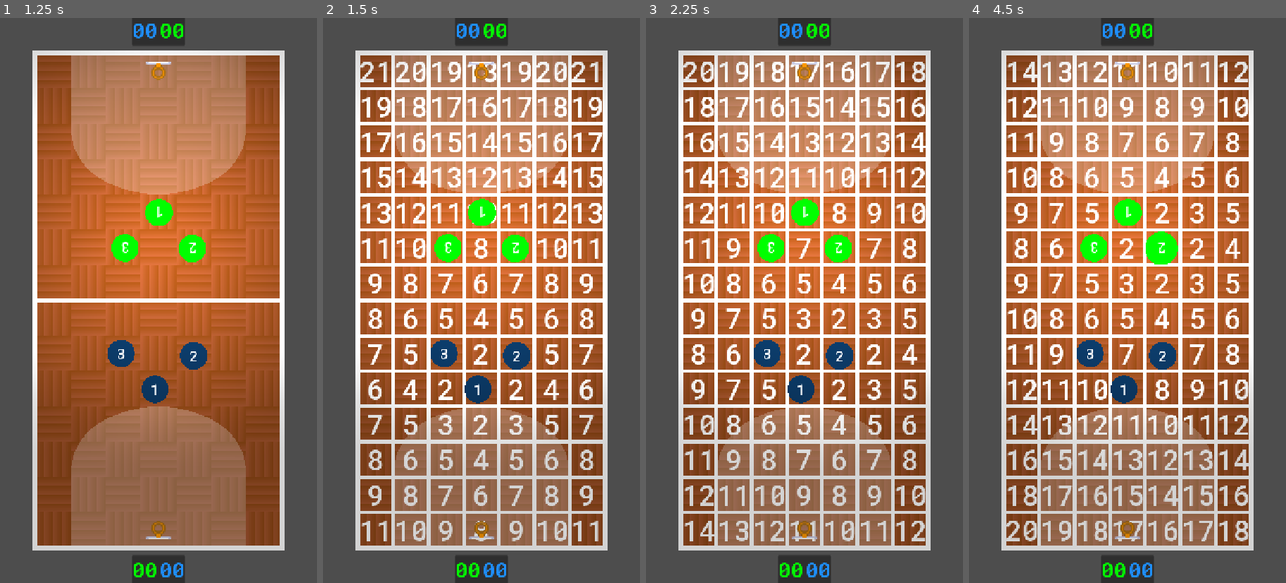
Above: before the commit, frames 1-4 (left to right).
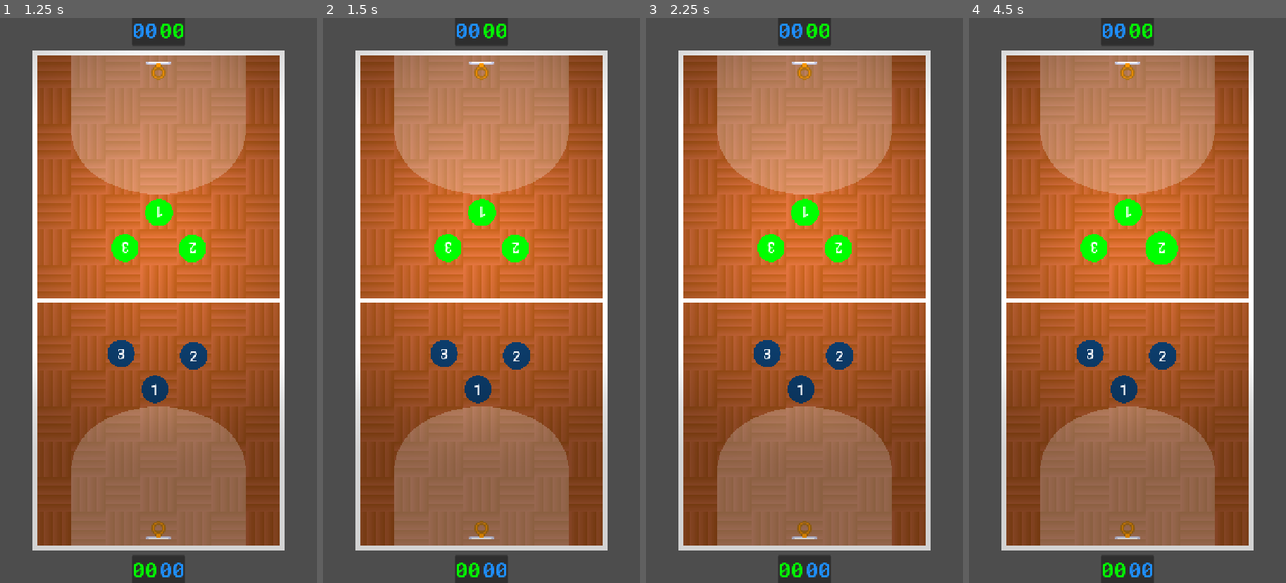
Above: after the commit, the same moments.

Repository: torontocaper/basketball-tactics
Game: Godot game, scene res://src/main.tscn
Same seed, same stepped clock (60 frames per second), same inputs: the game is played once before the commit and once after it. The engine's default icon, where the game draws it, is replaced by a stand-in: a white triangle on a blue panel in a dark square.
Inputs (mouse positions are in pixels of both pictures, inside the frame that each line leads up to):
- Up to frame 1 (1.25 s): click "START" at 0.5 s
- Up to frame 2 (1.5 s): tap Enter at 1.25 s; move the mouse to (478, 390) at 1.27 s; click (478, 390) at 1.42 s
- Up to frame 3 (2.25 s): tap Space at 2 s; move the mouse to (839, 357) at 2.02 s; click (839, 357) at 2.17 s
- Up to frame 4 (4.5 s): tap Enter at 2.75, 4.25 s; move the mouse to (1089, 351) at 2.77 s; click (1089, 351) at 2.92 s; tap Space at 3.5 s; move the mouse to (1127, 210) at 3.52 s; click (1127, 210) at 3.67 s; move the mouse to (1162, 249) at 4.27 s; click (1162, 249) at 4.42 s

Frame 1 is identical in both runs. In frame 2, 21% of the frame differs, in the area x 11-89%, y 6-94%; in frame 3, 21%; in frame 4, 21%.
Error before the commit: Invalid access of index '-1' on a base object of type: 'Array[Cell]'. (res://src/game/world/dijkstra.gd:57)

Commit message:
make Dijkstra an Autoload

Diff:
--- /dev/null
+++ b/archive/screenshot.tscn
@@ -0,0 +1,6 @@
+[gd_scene format=3 uid="uid://d07nuioov3ubf"]
+
+[ext_resource type="Script" uid="uid://thkrdt1120q7" path="res://src/autoload/screenshot.gd" id="1_11wew"]
+
+[node name="Screenshot" type="Node" unique_id=188834356]
+script = ExtResource("1_11wew")
--- a/project.godot
+++ b/project.godot
@@ -19,7 +19,8 @@
 
 [autoload]
 
-Screenshot="*uid://d07nuioov3ubf"
+Dijkstra="*uid://b43komayl8phn"
+Screenshot="*uid://thkrdt1120q7"
 
 [display]
 
@@ -31,6 +32,15 @@
 [editor]
 
 movie_writer/movie_file="/home/torontocaper/Projects/Godot/basketball-tactics/docs/movies/movie.avi"
+
+[file_customization]
+
+folder_colors={
+"res://archive/": "gray",
+"res://src/": "purple",
+"res://src/game/": "blue",
+"res://src/ui/": "green"
+}
 
 [input]
 
--- a/src/game/world/dijkstra.gd
+++ b/src/autoload/dijkstra.gd
@@ -1,19 +1,13 @@
 #@tool
 @icon("uid://cmi5knekkrb06")
-class_name Dijkstra
+#class_name Dijkstra
 extends Node
 ## Helper [Node] for implementing Dijkstra's algorithm
 
-func _ready() -> void:
-	print_debug("Dijkstra ready at %s ms" % Time.get_ticks_msec())
+## Graph of all cells, their immediate neighbors and the costs to reach those neighbors; assigned by CourtMap parent
+var graph: Array[Cell]
 
-# Graph of all cells, their immediate neighbors and the cost to reach those neighbors; assigned by CourtMap parent
-var graph: Array[Cell]:
-	set(value):
-		print_stack()
-		graph = value
-
-func update_graph(source_cell_coords: Vector2i) -> Array[Cell]:
+func update_distances(source_cell_coords: Vector2i) -> Array[Cell]:
 	for node in graph:
 		if node.coords == source_cell_coords:
 			node.distance = 0
@@ -65,3 +59,8 @@
 	var destination_cell = find_cell_by_coords(destination_cell_coords)
 	var cell_path = destination_cell.path
 	return cell_path
+
+class DijkstraNode:
+	var cell : Cell
+	var distance : int
+	var path : Array[Cell]
--- a/src/autoload/screenshot.gd
+++ b/src/autoload/screenshot.gd
@@ -4,14 +4,6 @@
 extends Node
 ## Screenshot functionality
 
-#signal
-#enum
-#const
-#@export var
-#var
-#@onready var
-
-# OVERRIDES
 func _unhandled_input(event: InputEvent) -> void:
 	if event.is_action_pressed("screenshot"):
 		capture_screenshot()
--- a/src/autoload/screenshot.tscn
+++ /dev/null
@@ -1,6 +0,0 @@
-[gd_scene format=3 uid="uid://d07nuioov3ubf"]
-
-[ext_resource type="Script" uid="uid://thkrdt1120q7" path="res://src/autoload/screenshot.gd" id="1_jwvce"]
-
-[node name="Screenshot" type="Node" unique_id=188834356]
-script = ExtResource("1_jwvce")
--- a/src/game/game.gd
+++ b/src/game/game.gd
@@ -32,7 +32,7 @@
 	players_in_game = blue_team.players + green_team.players
 	for player in players_in_game:
 		player.connect("player_clicked", turn_manager.on_player_clicked)
-	court.court_map.players_on_court = players_in_game
+	court.court_map.players = players_in_game
 
 func start_game() -> void:
 	green_team.is_active = false
--- a/src/game/world/cell.gd
+++ b/src/game/world/cell.gd
@@ -2,19 +2,30 @@
 extends Sprite2D
 ## Represents a cell/tile on the [CourtMap]
 
-## Persistent values unique to this Cell
-var alpha_coords: String
-var coords: Vector2i ## Corresponds to the cell's position in the [CourtMap]
+#region Persistent values unique to this Cell
+## Corresponds to the cell's position in the [CourtMap]
+var coords: Vector2i:
+	set(value):
+		coords = value
+		name = "CellAt_" + str(coords.x) + "_" + str(coords.y)
+
+## Array of the Cell's immediate neighbors and their distances
 var neighbors: Array[Dictionary]
-var is_occupied: bool = false:
-	get():
-		return occupying_player != null
+
+## Player occupying this Cell, if any
 var occupying_player: Player:
 	set(value):
 		occupying_player = value
 		print_debug("Cell %s is occupied by %s" % [coords, occupying_player.name])
 
-## Algorithm-dependent values; should be moved
+## Helper var indicating if Cell is occupied
+var is_occupied: bool = false:
+	get():
+		return occupying_player != null
+#endregion
+
+
+#region Algorithm-dependent values; should be moved
 var distance: int:
 	get():
 		#print_stack()
@@ -29,3 +40,4 @@
 	set(value):
 		#print_stack()
 		is_settled = value
+#endregion
--- a/src/game/world/cell.tscn
+++ b/src/game/world/cell.tscn
@@ -2,7 +2,11 @@
 
 [ext_resource type="Script" uid="uid://dypwvnt2ajx0m" path="res://src/game/world/cell.gd" id="1_5gn5x"]
 [ext_resource type="Texture2D" uid="uid://bn71ankfr077k" path="res://resources/square_tile_80.tres" id="1_jnv0d"]
+[ext_resource type="PackedScene" uid="uid://8g0gamnv6cvn" path="res://src/game/world/highlighter.tscn" id="3_ep85a"]
 
 [node name="Cell" type="Sprite2D" unique_id=1872529404]
 texture = ExtResource("1_jnv0d")
 script = ExtResource("1_5gn5x")
+
+[node name="Highlighter" parent="." unique_id=1118605264 instance=ExtResource("3_ep85a")]
+visible = false
--- a/src/game/world/court_map.gd
+++ b/src/game/world/court_map.gd
@@ -4,53 +4,41 @@
 extends TileMapLayer
 ## [TileMapLayer]-based grid of [Cell]s representing the playable area
 
-const HIGHLIGHTER = preload("uid://8g0gamnv6cvn")
+const PLAYER_PATH_LINE = preload("uid://blt4mi3f1lmq6")
+const MOVEMENT_COST_ORTHOGONAL : int = 2 ## The cost in EnergyPoints for moving to an orthogonal neighbor cell (North, East, South West)
+const MOVEMENT_COST_DIAGONAL : int = 3 ## The cost in EnergyPoints for moving to a diagonal neighbor cell (Northeast, Southeast, Southwest, Northwest)
 
-const MOVEMENT_COST_ORTHOGONAL : int = 2
-const MOVEMENT_COST_DIAGONAL : int = 3
+var cells_by_coords: Dictionary[Vector2i, Cell]
 
-var all_cells: Array[Vector2i]
+var players: Array[Player]: ## The [Player]s on the court. Assigned by the [Game].
+	set(value):
+		players = value
+		print_debug("CourtMap has %s players" % players.size())
+		for player in players:
+			player.court_map = self
 
-var players_on_court: Array[Player]:
+var occupied_cells : Array[Cell]
+var player_path_line : Line2D
+
+var starting_cell_coords: Vector2i:
 	set(value):
-		players_on_court = value
-		print_debug("CourtMap has %s players" % players_on_court.size())
-		for player in players_on_court:
-			player.court_map = self
-		set_occupied_cells(players_on_court)
+		starting_cell_coords = value
+		#TODO update distances
+		Dijkstra.update_distances(starting_cell_coords)
 
-var updated_graph: Array[Cell]:
+var target_cell_coords: Vector2i:
 	set(value):
-		updated_graph = value
-		clear_highlights()
-		player_path_line.clear_points()
-		for cell in updated_graph:
-			highlight_cell(cell)
-
-var occupied_cells: Array[Cell]
-
-var destination_cell: Vector2i:
-	set(value):
-		destination_cell = value
-		var destination_cell_path : Array[Cell] = dijkstra.get_path_to_cell_by_coords(destination_cell)
+		target_cell_coords = value
+		var destination_cell_path : Array[Cell] = Dijkstra.get_path_to_cell_by_coords(target_cell_coords)
 		print_debug("CourtMap has a path: %s" % str(destination_cell_path))
 		highlight_path(destination_cell_path)
 
-var starting_cell: Vector2i:
-	set(value):
-		starting_cell = value
-		updated_graph = dijkstra.update_graph(starting_cell)
-
-@onready var player_path_line: Line2D = $PlayerPathLine
-@onready var dijkstra: Dijkstra = $Dijkstra
-
-# OVERRIDES
 func _ready() -> void:
 	print_debug("CourtMap ready at %s ms" % Time.get_ticks_msec())
-	child_entered_tree.connect(set_cell_coords)
-	all_cells = get_used_cells()
+	child_entered_tree.connect(_set_cell_coords)
 	await get_tree().process_frame
-	dijkstra.graph = create_graph()
+	assign_cell_neighbors()
+	#Dijkstra.create_graph(cells_by_coords)
 
 func _unhandled_input(event: InputEvent) -> void:
 	if event.is_pressed() and event is InputEventMouseButton:
@@ -59,81 +47,98 @@
 		var clicked_tile_coords = local_to_map(click_local_position)
 		if event.button_index == 1:
 			print_debug("CourtMap left-clicked at tile %s" % clicked_tile_coords)
-			starting_cell = clicked_tile_coords
+			starting_cell_coords = clicked_tile_coords
 		elif event.button_index == 2:
 			print_debug("CourtMap right-clicked at tile %s" % clicked_tile_coords)
-			destination_cell = clicked_tile_coords
+			target_cell_coords = clicked_tile_coords
 
-func set_cell_coords(potential_cell: Node) -> void:
-	if potential_cell is Cell:
-		#print_debug("%s with position %s has entered the tree" % [potential_cell.name, potential_cell.position])
-		potential_cell.coords = local_to_map(potential_cell.position)
-		print_debug("%s with coords %s has entered the tree" % [potential_cell.name, potential_cell.coords])
+## Assign neighbors to each Cell. Best handled here rather than in Dijkstra.
+func assign_cell_neighbors() -> void:
+	for cell_coords in cells_by_coords:
+		var cell : Cell = cells_by_coords[cell_coords]
+		cell.neighbors = get_cell_neighbors(cell_coords)
 
-func create_graph() -> Array[Cell]:
-	var children : Array[Node] = get_children()
-	var new_graph : Array[Cell]
-	for child in children:
-		if child is Cell:
-			#child.coords = local_to_map(child.position)
-			child.neighbors = get_cell_neighbors(child.coords)
-			new_graph.append(child)
-	return new_graph
-
-func get_cell_neighbors(cell: Vector2i) -> Array[Dictionary]:
+## For each cell in the graph, find its immediate neighbors and assign travel distances to each.
+## We can't do this in `set_cell_coords` because not all neighbors have been added to the tree yet.
+func get_cell_neighbors(cell_coords: Vector2i) -> Array[Dictionary]:
 	var neighbors : Array[Dictionary] = []
-	var orthogonal_neighbors : Array[Vector2i] = get_surrounding_cells(cell)
-	var diagonal_neighbors : Array[Vector2i] = get_diagonal_neighbors(cell)
+	var orthogonal_neighbors : Array[Vector2i] = get_surrounding_cells(cell_coords)
+	var diagonal_neighbors : Array[Vector2i] = _get_diagonal_neighbors(cell_coords)
+	var used_cells : Array[Vector2i] = get_used_cells()
 	for o in orthogonal_neighbors:
-		if o in all_cells:
+		if o in used_cells:
 			neighbors.append({
 				o: MOVEMENT_COST_ORTHOGONAL
 			})
 	for d in diagonal_neighbors:
-		if d in all_cells:
+		if d in used_cells:
 			neighbors.append({
 				d: MOVEMENT_COST_DIAGONAL
 			})
 	return neighbors
 
-func get_diagonal_neighbors(coords: Vector2i) -> Array[Vector2i]:
+## Highlight the path from starting_cell_coords to target_cell_coords
+func highlight_path(path: Array[Cell]) -> void:
+	print_debug("Highlighting path with %s points" % path.size())
+	if player_path_line:
+		player_path_line.clear_points()
+	else:
+		player_path_line = PLAYER_PATH_LINE.instantiate()
+	for cell in path:
+		var cell_coords : Vector2i = cell.coords
+		var local_coords : Vector2 = map_to_local(cell_coords)
+		player_path_line.add_point(local_coords)
+
+## Set the `coords` property for each child [Cell] in the map. Triggered by each child_entered_tree signal.
+func _set_cell_coords(potential_cell: Node) -> void:
+	if potential_cell is Cell:
+		var potential_cell_coords : Vector2i = local_to_map(potential_cell.position)
+		potential_cell.coords = potential_cell_coords
+		cells_by_coords[potential_cell_coords] = potential_cell
+
+## Get the coordinates for the diagonal neighbors of the [Cell] at `cell_coords`.
+func _get_diagonal_neighbors(cell_coords: Vector2i) -> Array[Vector2i]:
 	var diagonal_neighbors : Array[Vector2i] = [
-		get_neighbor_cell(coords, TileSet.CellNeighbor.CELL_NEIGHBOR_TOP_RIGHT_CORNER),
-		get_neighbor_cell(coords, TileSet.CellNeighbor.CELL_NEIGHBOR_TOP_LEFT_CORNER),
-		get_neighbor_cell(coords, TileSet.CellNeighbor.CELL_NEIGHBOR_BOTTOM_LEFT_CORNER),
-		get_neighbor_cell(coords, TileSet.CellNeighbor.CELL_NEIGHBOR_BOTTOM_RIGHT_CORNER)
+		get_neighbor_cell(cell_coords, TileSet.CellNeighbor.CELL_NEIGHBOR_TOP_RIGHT_CORNER),
+		get_neighbor_cell(cell_coords, TileSet.CellNeighbor.CELL_NEIGHBOR_TOP_LEFT_CORNER),
+		get_neighbor_cell(cell_coords, TileSet.CellNeighbor.CELL_NEIGHBOR_BOTTOM_LEFT_CORNER),
+		get_neighbor_cell(cell_coords, TileSet.CellNeighbor.CELL_NEIGHBOR_BOTTOM_RIGHT_CORNER)
 		]
 	return diagonal_neighbors
 
-func highlight_cell(cell_to_highlight: Cell) -> void:
-	var new_highlighter : Highlighter = HIGHLIGHTER.instantiate()
-	new_highlighter.movement_cost = cell_to_highlight.distance
-	new_highlighter.position = map_to_local(cell_to_highlight.coords)
-	add_child(new_highlighter)
+#region Deprecated code
 
-func highlight_path(path: Array[Cell]) -> void:
-	print_debug("Highlighting path with %s points" % path.size())
-	player_path_line.clear_points()
-	#queue_redraw()
-	for cell in path:
-		var cell_coords : Vector2i = cell.coords
-		var local_coords : Vector2 = map_to_local(cell_coords)
-		print_debug("Adding cell %s with coords %s to the path" % [cell_coords, local_coords])
-		player_path_line.add_point(map_to_local(cell.coords))
+#const HIGHLIGHTER = preload("uid://8g0gamnv6cvn")
 
-func clear_highlights() -> void:
-	for child in get_children():
-		if child is Highlighter:
-			child.queue_free()
 
-func set_occupied_cells(players: Array[Player]) -> Array[Cell]:
-	var cells: Array[Cell]
-	print_stack()
-	for player in players:
-		var player_local_position = to_local(player.global_position)
-		var player_cell_coords: Vector2i = local_to_map(player_local_position)
-		var occupied_cell : Cell = dijkstra.find_cell_by_coords(player_cell_coords)
-		occupied_cell.occupying_player = player
-		player.current_cell = occupied_cell
-		cells.append(occupied_cell)
-	return cells
+#var updated_graph: Array[Cell]:
+	#set(value):
+		#updated_graph = value
+		#clear_highlights()
+		#player_path_line.clear_points()
+		#for cell in updated_graph:
+			#highlight_cell(cell)
+
+
+#func highlight_cell(cell_to_highlight: Cell) -> void:
+	#var new_highlighter : Highlighter = HIGHLIGHTER.instantiate()
+	#new_highlighter.movement_cost = cell_to_highlight.distance
+	#new_highlighter.position = map_to_local(cell_to_highlight.coords)
+	#add_child(new_highlighter)
+
+#func clear_highlights() -> void:
+	#for child in get_children():
+		#if child is Highlighter:
+			#child.queue_free()
+
+#func set_occupied_cells(players: Array[Player]) -> Array[Cell]:
+	#var cells: Array[Cell]
+	#for player in players:
+		#var player_local_position = to_local(player.global_position)
+		#var player_cell_coords: Vector2i = local_to_map(player_local_position)
+		#var occupied_cell : Cell = dijkstra.find_cell_by_coords(player_cell_coords)
+		#occupied_cell.occupying_player = player
+		#player.current_cell = occupied_cell
+		#cells.append(occupied_cell)
+	#return cells
+#endregion
--- a/src/game/world/court_map.tscn
+++ b/src/game/world/court_map.tscn
@@ -2,16 +2,9 @@
 
 [ext_resource type="TileSet" uid="uid://dscaj5bdf2i7n" path="res://resources/court_map_tile_set.tres" id="1_epc1d"]
 [ext_resource type="Script" uid="uid://owdj8iv6r6xv" path="res://src/game/world/court_map.gd" id="2_xw6a4"]
-[ext_resource type="Script" uid="uid://b43komayl8phn" path="res://src/game/world/dijkstra.gd" id="3_wjipi"]
 
 [node name="CourtMap" type="TileMapLayer" unique_id=1602992682]
 z_index = -10
 tile_map_data = PackedByteArray("AAAAAAAAAgAAAAAAAVABAAEAAgAAAAAAAVACAAIAAgAAAAAAAVADAAMAAgAAAAAAAVAEAAQAAgAAAAAAAVAFAA …(1488 unchanged characters)…
 tile_set = ExtResource("1_epc1d")
 script = ExtResource("2_xw6a4")
-
-[node name="Dijkstra" type="Node" parent="." unique_id=242786120]
-script = ExtResource("3_wjipi")
-
-[node name="PlayerPathLine" type="Line2D" parent="." unique_id=551296896]
-z_index = 10
--- a/src/game/world/highlighter.gd
+++ b/src/game/world/highlighter.gd
@@ -2,16 +2,11 @@
 #@icon(icon_path: String)
 class_name Highlighter
 extends Line2D
-## Documentation comments
+## [Line2D] for displaying a [Cell]'s travel cost
 
-#signal
-#enum
-#const
-#@export var
-var movement_cost: int
-#@onready var
+@export var movement_cost: int:
+	set(value):
+		movement_cost = value
+		highlighter_label.text = str(movement_cost)
+
 @onready var highlighter_label: Label = $HighlighterLabel
-# OVERRIDES
-
-func _ready() -> void:
-	highlighter_label.text = str(movement_cost)
--- /dev/null
+++ b/src/game/world/player_path_line.tscn
@@ -0,0 +1,4 @@
+[gd_scene format=3 uid="uid://blt4mi3f1lmq6"]
+
+[node name="PlayerPathLine" type="Line2D" unique_id=1450470518]
+z_index = 10
Renamed: src/game/world/dijkstra.gd.uid -> src/autoload/dijkstra.gd.uid
